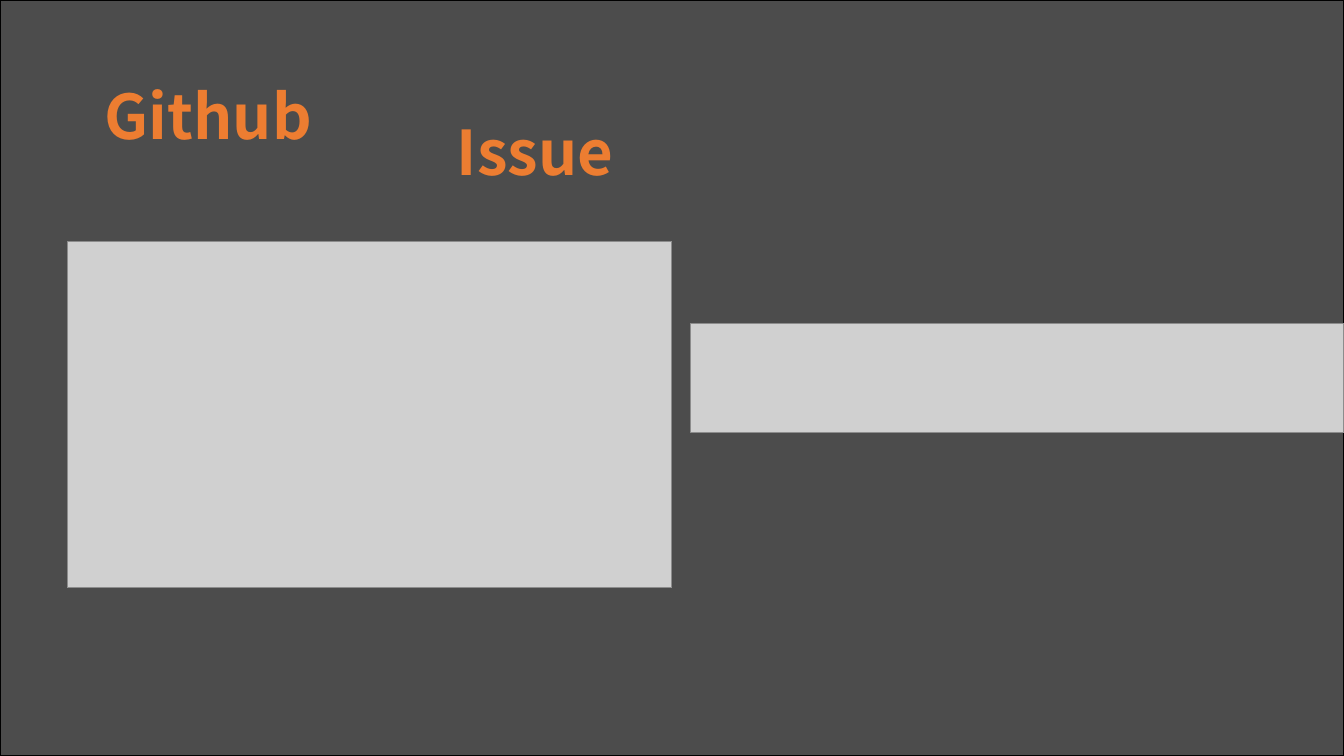
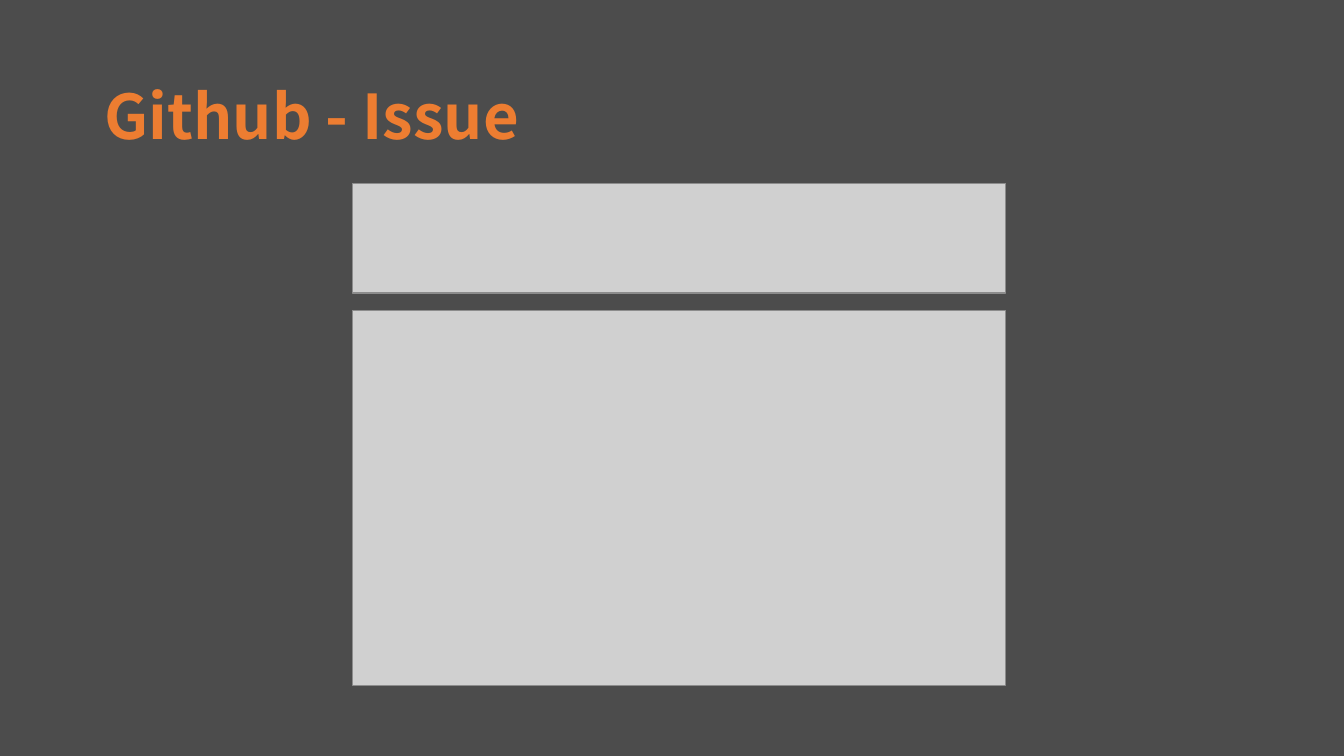
Before and after one commit to hbseo/desktop_calculator, a slide deck: slide 11 of simpsons.pptx. Drawn at 1344x756 pixels with LibreOffice and Linux fonts; fonts in the diff are those of the drawing; grey boxes stand for pictures. Boxes give left, top, right and bottom in pixels: in the first picture for what was removed or moved away, otherwise in the second. Text is boxed around its words. In the diff, an @@ line names an element or a change of style, - is before the commit and + after.

```diff
--- a/simpsons.pptx
+++ b/simpsons.pptx
@@ background #FFFFFF to #4C4C4C @@
@@ rectangle removed at (0,0,1344,756) @@
@@ text at (105,89,519,140): text changed @@
-Github
+Github - Issue
@@ text removed at (457,129,613,176) @@
-Issue
@@ picture: place and size @@
-picture at (691,324,1344,434)
+picture at (352,184,1005,293)
@@ picture: place and size @@
-picture at (68,241,673,588)
+picture at (352,311,1005,686)
```
Also in this commit, not shown: 11 other slides changed, 1 slide added, 1 slide removed.
